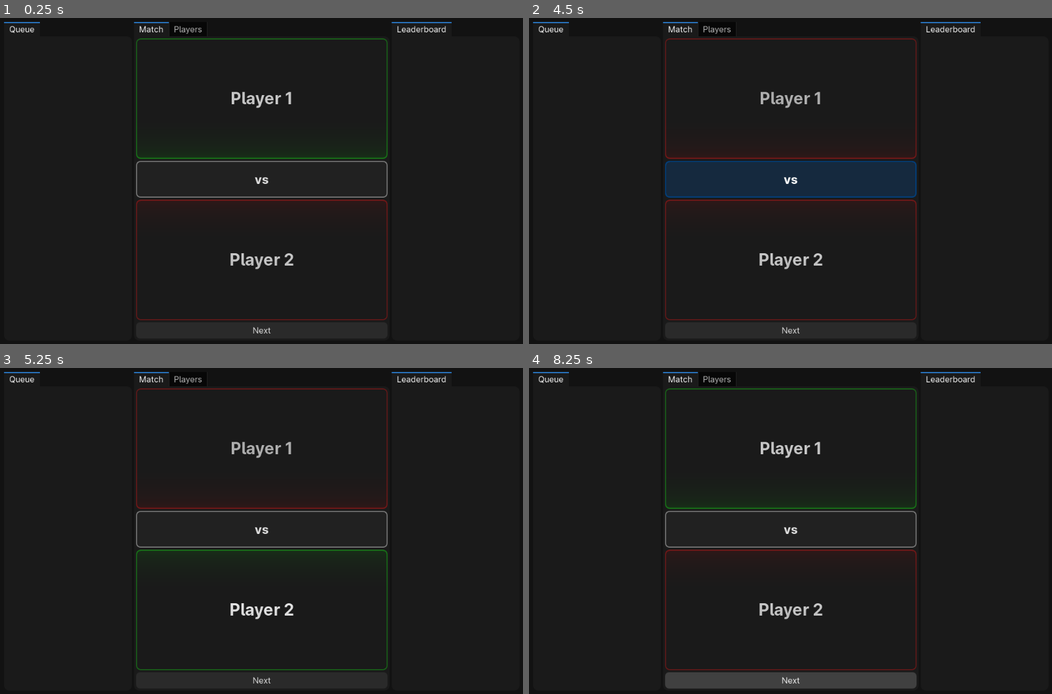
Above: before the commit, frames 1-4 (two rows, left to right).
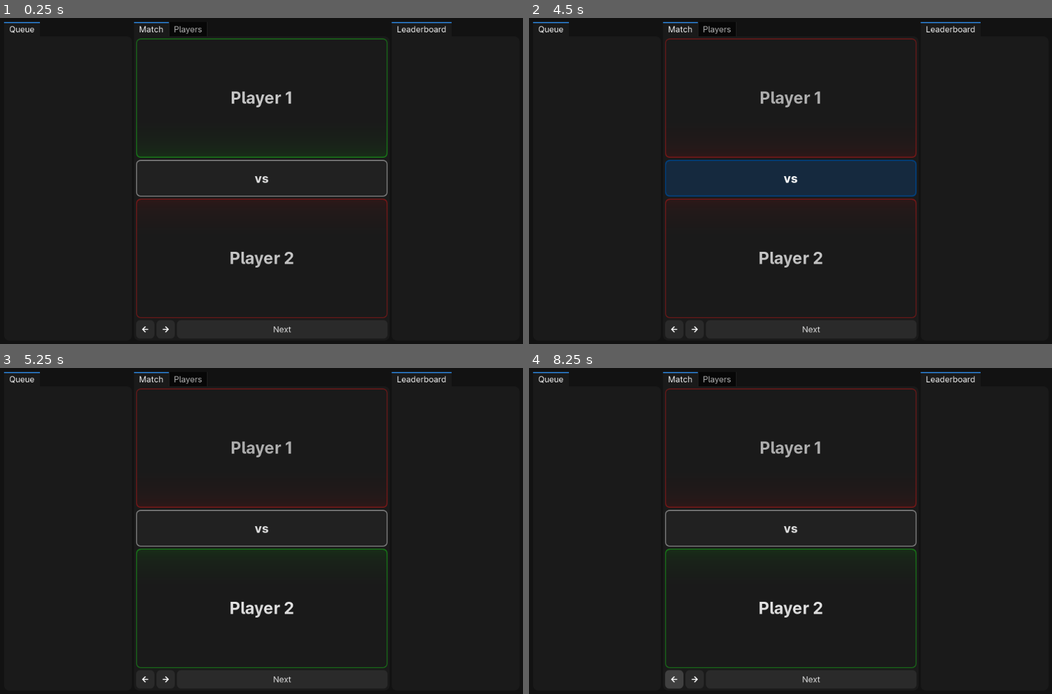
Above: after the commit, the same moments.

Repository: bububirb/scoreboard
Game: Godot game, scene res://scenes/main.tscn
The game is run twice, just before and just after one commit, with the same random seed, the same clock (stepped at 60 frames per second) and the same inputs.
Inputs (mouse positions are in pixels of both pictures, inside the frame that each line leads up to):
- Up to frame 1 (0.25 s): no input
- Up to frame 2 (4.5 s): click (675, 330) at 0.52 s; click (696, 330) at 1.27 s; click "Next" at 2 s; click "Next" at 2.75 s; click "Player 1" at 3.5 s; click "vs" at 4.25 s
- Up to frame 3 (5.25 s): click "Player 2" at 5 s
- Up to frame 4 (8.25 s): click "Player 1" at 5.75 s; click "vs" at 6.5 s; click "Player 2" at 7.25 s; click (675, 680) at 8.02 s

The runs differ from the first frame. In frame 1, 2.1% of the frame differs, in the area x 26-75%, y 22-97%; in frame 2, 2.3%; in frame 3, 2.1%; in frame 4, 2.9%, in the area x 26-75%, y 6-99%.
Error after the commit: Attempt to call function 'get_files' in base 'null instance' on a null instance. (res://scripts/globals/io.gd:26)

Commit message:
Add Undo and Redo
Adds undo and redo functionality:
- Undo and redo buttons are added to the Match panel.
- Any changes to player data are registered as undo steps.
- Undo limit is 1000.

Diff:
--- a/assets/icons/left_arrow.svg
+++ b/assets/icons/left_arrow.svg
@@ -6,12 +6,12 @@
    id="Layer_2_00000052789812727677281470000001206288968114730117_"
    x="0px"
    y="0px"
-   viewBox="0 0 16 16"
+   viewBox="0 0 24 24"
    xml:space="preserve"
    sodipodi:docname="left_arrow.svg"
-   inkscape:version="1.3 (0e150ed, 2023-07-21)"
-   width="16"
-   height="16"
+   inkscape:version="1.3.2 (091e20ef0f, 2023-11-25)"
+   width="24"
+   height="24"
    xmlns:inkscape="http://www.inkscape.org/namespaces/inkscape"
    xmlns:sodipodi="http://sodipodi.sourceforge.net/DTD/sodipodi-0.dtd"
    xmlns="http://www.w3.org/2000/svg"
@@ -33,9 +33,9 @@
    showgrid="true"
    inkscape:zoom="25.958333"
    inkscape:cx="12"
-   inkscape:cy="12"
-   inkscape:window-width="1600"
-   inkscape:window-height="831"
+   inkscape:cy="11.980739"
+   inkscape:window-width="1588"
+   inkscape:window-height="858"
    inkscape:window-x="0"
    inkscape:window-y="0"
    inkscape:window-maximized="1"
@@ -54,18 +54,23 @@
      dotted="false"
      gridanglex="30"
      gridanglez="30"
-     visible="true" /></sodipodi:namedview>&#10;<style
+     visible="true" /></sodipodi:namedview>
+<style
    type="text/css"
-   id="style1">&#10;	.st0{fill:none;stroke:#FFFFFF;stroke-width:2;stroke-linecap:round;stroke-linejoin:round;stroke-miterlimit:10;}&#10;</style>&#10;<polyline
+   id="style1">
+	.st0{fill:none;stroke:#FFFFFF;stroke-width:2;stroke-linecap:round;stroke-linejoin:round;stroke-miterlimit:10;}
+</style>
+<polyline
    class="st0"
    points="12,17 7,12 12,7 "
    id="polyline1"
-   transform="translate(-4,-4)"
-   style="stroke:#ffffff;stroke-width:2;stroke-linecap:round;stroke-linejoin:round;stroke-dasharray:none;stroke-opacity:1" />&#10;<line
+   style="stroke:#ffffff;stroke-width:2;stroke-linecap:round;stroke-linejoin:round;stroke-dasharray:none;stroke-opacity:1" />
+<line
    class="st0"
-   x1="3"
-   y1="8"
-   x2="13"
-   y2="8"
+   x1="7"
+   y1="12"
+   x2="17"
+   y2="12"
    id="line1"
-   style="stroke:#ffffff;stroke-width:2;stroke-linecap:round;stroke-linejoin:round;stroke-dasharray:none;stroke-opacity:1" />&#10;</svg>
+   style="stroke:#ffffff;stroke-width:2;stroke-linecap:round;stroke-linejoin:round;stroke-dasharray:none;stroke-opacity:1" />
+</svg>
--- a/assets/icons/right_arrow.svg
+++ b/assets/icons/right_arrow.svg
@@ -6,12 +6,15 @@
    id="Layer_2_00000052789812727677281470000001206288968114730117_"
    x="0px"
    y="0px"
-   viewBox="0 0 16 16"
+   viewBox="0 0 24 24"
    xml:space="preserve"
    sodipodi:docname="right_arrow.svg"
-   inkscape:version="1.3 (0e150ed, 2023-07-21)"
-   width="16"
-   height="16"
+   inkscape:version="1.3.2 (091e20ef0f, 2023-11-25)"
+   width="24"
+   height="24"
+   inkscape:export-filename="right_arrow.png"
+   inkscape:export-xdpi="96"
+   inkscape:export-ydpi="96"
    xmlns:inkscape="http://www.inkscape.org/namespaces/inkscape"
    xmlns:sodipodi="http://sodipodi.sourceforge.net/DTD/sodipodi-0.dtd"
    xmlns="http://www.w3.org/2000/svg"
@@ -27,10 +30,10 @@
    inkscape:deskcolor="#505050"
    showgrid="true"
    inkscape:zoom="25.958333"
-   inkscape:cx="12"
-   inkscape:cy="12"
-   inkscape:window-width="1600"
-   inkscape:window-height="831"
+   inkscape:cx="12.019262"
+   inkscape:cy="11.980739"
+   inkscape:window-width="790"
+   inkscape:window-height="858"
    inkscape:window-x="0"
    inkscape:window-y="0"
    inkscape:window-maximized="1"
@@ -49,18 +52,24 @@
      dotted="false"
      gridanglex="30"
      gridanglez="30"
-     visible="true" /></sodipodi:namedview>&#10;<style
+     visible="true" /></sodipodi:namedview>
+<style
    type="text/css"
-   id="style1">&#10;	.st0{fill:none;stroke:#FFFFFF;stroke-width:2;stroke-linecap:round;stroke-linejoin:round;stroke-miterlimit:10;}&#10;</style>&#10;<polyline
+   id="style1">
+	.st0{fill:none;stroke:#FFFFFF;stroke-width:2;stroke-linecap:round;stroke-linejoin:round;stroke-miterlimit:10;}
+</style>
+<polyline
    class="st0"
    points="12,17 7,12 12,7 "
    id="polyline1"
-   transform="rotate(180,10,10)"
-   style="fill:none;fill-opacity:1;stroke:#ffffff;stroke-width:2;stroke-linecap:round;stroke-linejoin:round;stroke-dasharray:none;stroke-opacity:1" />&#10;<line
+   transform="rotate(180,12,12)"
+   style="fill:none;fill-opacity:1;stroke:#ffffff;stroke-width:2;stroke-linecap:round;stroke-linejoin:round;stroke-dasharray:none;stroke-opacity:1" />
+<line
    class="st0"
-   x1="3"
-   y1="8"
-   x2="13"
-   y2="8"
+   x1="7"
+   y1="12"
+   x2="17"
+   y2="12"
    id="line1"
-   style="display:inline;fill:none;fill-opacity:1;stroke:#ffffff;stroke-width:2;stroke-linecap:round;stroke-linejoin:round;stroke-dasharray:none;stroke-opacity:1" />&#10;</svg>
+   style="display:inline;fill:none;fill-opacity:1;stroke:#ffffff;stroke-width:2;stroke-linecap:round;stroke-linejoin:round;stroke-dasharray:none;stroke-opacity:1" />
+</svg>
--- a/scenes/main.tscn
+++ b/scenes/main.tscn
@@ -9,7 +9,9 @@
 [ext_resource type="PackedScene" uid="uid://bbxxf6e7mk5r5" path="res://scenes/discord_webhook.tscn" id="4_48jo8"]
 [ext_resource type="Script" path="res://scripts/resources/player_data.gd" id="5_ptmus"]
 [ext_resource type="PackedScene" uid="uid://do2iqe0wbpkng" path="res://scenes/panels/players.tscn" id="7_uaomn"]
+[ext_resource type="Texture2D" uid="uid://bplcma73efn10" path="res://assets/icons/left_arrow.svg" id="8_25hag"]
 [ext_resource type="PackedScene" uid="uid://dhfr5uea38pbu" path="res://scenes/webhook_display.tscn" id="8_it27y"]
+[ext_resource type="Texture2D" uid="uid://bf6l15apo0w0t" path="res://assets/icons/right_arrow.svg" id="9_lr7yx"]
 
 [sub_resource type="Resource" id="Resource_o6slw"]
 script = ExtResource("4_2rl1r")
@@ -219,6 +221,17 @@
 [node name="HBoxContainer" type="HBoxContainer" parent="HBoxContainer/CenterTabContainer/Match/ControlsPanel"]
 layout_mode = 2
 
+[node name="UndoButton" type="Button" parent="HBoxContainer/CenterTabContainer/Match/ControlsPanel/HBoxContainer"]
+layout_mode = 2
+tooltip_text = "Undo"
+icon = ExtResource("8_25hag")
+
+[node name="RedoButton" type="Button" parent="HBoxContainer/CenterTabContainer/Match/ControlsPanel/HBoxContainer"]
+layout_mode = 2
+tooltip_text = "Redo"
+icon = ExtResource("9_lr7yx")
+icon_alignment = 2
+
 [node name="CommitButton" type="Button" parent="HBoxContainer/CenterTabContainer/Match/ControlsPanel/HBoxContainer"]
 layout_mode = 2
 size_flags_horizontal = 3
@@ -268,4 +281,6 @@
 [connection signal="pressed" from="HBoxContainer/CenterTabContainer/Match/CurrentMatchPanel/MatchPlayersContainer/Player1Button" to="." method="_on_player_button_pressed" binds= [0]]
 [connection signal="pressed" from="HBoxContainer/CenterTabContainer/Match/CurrentMatchPanel/MatchPlayersContainer/VersusButton" to="." method="_on_player_button_pressed" binds= [-1]]
 [connection signal="pressed" from="HBoxContainer/CenterTabContainer/Match/CurrentMatchPanel/MatchPlayersContainer/Player2Button" to="." method="_on_player_button_pressed" binds= [1]]
+[connection signal="pressed" from="HBoxContainer/CenterTabContainer/Match/ControlsPanel/HBoxContainer/UndoButton" to="." method="_on_undo_button_pressed"]
+[connection signal="pressed" from="HBoxContainer/CenterTabContainer/Match/ControlsPanel/HBoxContainer/RedoButton" to="." method="_on_redo_button_pressed"]
 [connection signal="pressed" from="HBoxContainer/CenterTabContainer/Match/ControlsPanel/HBoxContainer/CommitButton" to="." method="_on_commit_button_pressed"]
--- a/scripts/globals/io.gd
+++ b/scripts/globals/io.gd
@@ -4,22 +4,102 @@
 
 const PLAYER_DATA_PATH = "user://player_data/"
 const PLAYER_DATA_FILE = "players.tres"
+const PLAYER_DATA_BACKUP = "players_backup_"
+
+const UNDO_LIMIT = 1000
+
+var undo_step: int = 0
+var undo_lock: bool = false
+
+signal players_list_updated
 
 func _init() -> void:
 	load_player_data()
 
-func save_player_data():
+func save_player_data() -> void:
+	if undo_lock:
+		return
+	flush_redo()
 	var dir = DirAccess.open(PLAYER_DATA_PATH)
 	if not dir:
 		DirAccess.open("user://").make_dir("player_data")
+	var files: Array = dir.get_files()
+	files.sort_custom(sort_natural)
+	files.reverse()
+	for i in files.size():
+		dir.rename(files[i], PLAYER_DATA_BACKUP + str(files.size() - i) + ".tres")
 	ResourceSaver.save(players_list, PLAYER_DATA_PATH + PLAYER_DATA_FILE)
-
+	flush_undo()
 
 func load_player_data() -> void:
 	var dir = DirAccess.open(PLAYER_DATA_PATH)
 	if dir:
 		if dir.file_exists(PLAYER_DATA_FILE):
-			players_list = ResourceLoader.load(PLAYER_DATA_PATH + PLAYER_DATA_FILE)
+			players_list = ResourceLoader.load(PLAYER_DATA_PATH + PLAYER_DATA_FILE, "")
 			return
 	# If save directory or save file does not exist, create a new one
 	players_list = ListData.new()
+
+func load_backup() -> bool:
+	var dir = DirAccess.open(PLAYER_DATA_PATH)
+	var backup_file: String = PLAYER_DATA_BACKUP + str(undo_step) + ".tres"
+	if dir:
+		if dir.file_exists(backup_file):
+			players_list = ResourceLoader.load(PLAYER_DATA_PATH + backup_file, "", ResourceLoader.CACHE_MODE_REPLACE)
+			return true
+	return false
+
+func undo() -> void:
+	undo_lock = true
+	undo_step += 1
+	if not load_backup():
+		undo_step -= 1
+	else:
+		players_list_updated.emit()
+	undo_lock = false
+
+func redo() -> void:
+	undo_step -= 1
+	if not load_backup():
+		if undo_step == 0:
+			load_player_data()
+			players_list_updated.emit()
+		else:
+			undo_step += 1
+	else:
+		players_list_updated.emit()
+
+func flush_redo() -> void:
+	if undo_step < 1:
+		return
+	var dir = DirAccess.open(PLAYER_DATA_PATH)
+	if dir:
+		for i in undo_step - 1:
+			dir.remove(PLAYER_DATA_BACKUP + str(i + 1) + ".tres")
+
+		dir.remove(PLAYER_DATA_FILE)
+		dir.rename(PLAYER_DATA_BACKUP + str(undo_step) + ".tres", PLAYER_DATA_FILE)
+
+		var files: Array = dir.get_files()
+		files.erase(PLAYER_DATA_FILE)
+		files.sort_custom(sort_natural)
+		for i in files.size():
+			dir.rename(files[i], PLAYER_DATA_BACKUP + str(i + 1) + ".tres")
+
+		undo_step = 0
+
+func flush_undo():
+	var dir = DirAccess.open(PLAYER_DATA_PATH)
+	if dir:
+		var files: Array = dir.get_files()
+		if files.size() > UNDO_LIMIT:
+			files.erase(PLAYER_DATA_FILE)
+			files.sort_custom(sort_natural)
+			files.reverse()
+			for i in files.size() - UNDO_LIMIT:
+				dir.remove(files[i])
+
+func sort_natural(a: String, b: String) -> bool:
+	if a.naturalcasecmp_to(b) == 1:
+		return false
+	return true
--- a/scripts/main.gd
+++ b/scripts/main.gd
@@ -37,15 +37,31 @@
 @onready var webhook_display: PanelContainer = $RenderViewport/WebhookDisplay
 
 func _ready() -> void:
+	IO.players_list_updated.connect(_on_io_players_list_updated)
+	players_list = IO.players_list
+	assign_match_players()
+
+func _notification(what):
+	if what == NOTIFICATION_WM_CLOSE_REQUEST:
+		IO.flush_redo()
+		get_tree().quit()
+
+func _on_io_players_list_updated():
 	players_list = IO.players_list
 	assign_match_players()
 
 func _on_players_list_changed():
 	assign_match_players()
-	IO.save_player_data.call_deferred()
+	IO.save_player_data()
 
 func _on_player_button_pressed(index: int) -> void:
 	selected_player = index
+
+func _on_undo_button_pressed() -> void:
+	IO.undo()
+
+func _on_redo_button_pressed() -> void:
+	IO.redo()
 
 func _on_commit_button_pressed() -> void:
 	if players_list.items.size() >= 2:
Not shown, changed: export_presets.cfg
Not shown: 1 places in scenes/main.tscn that only renumber resources
